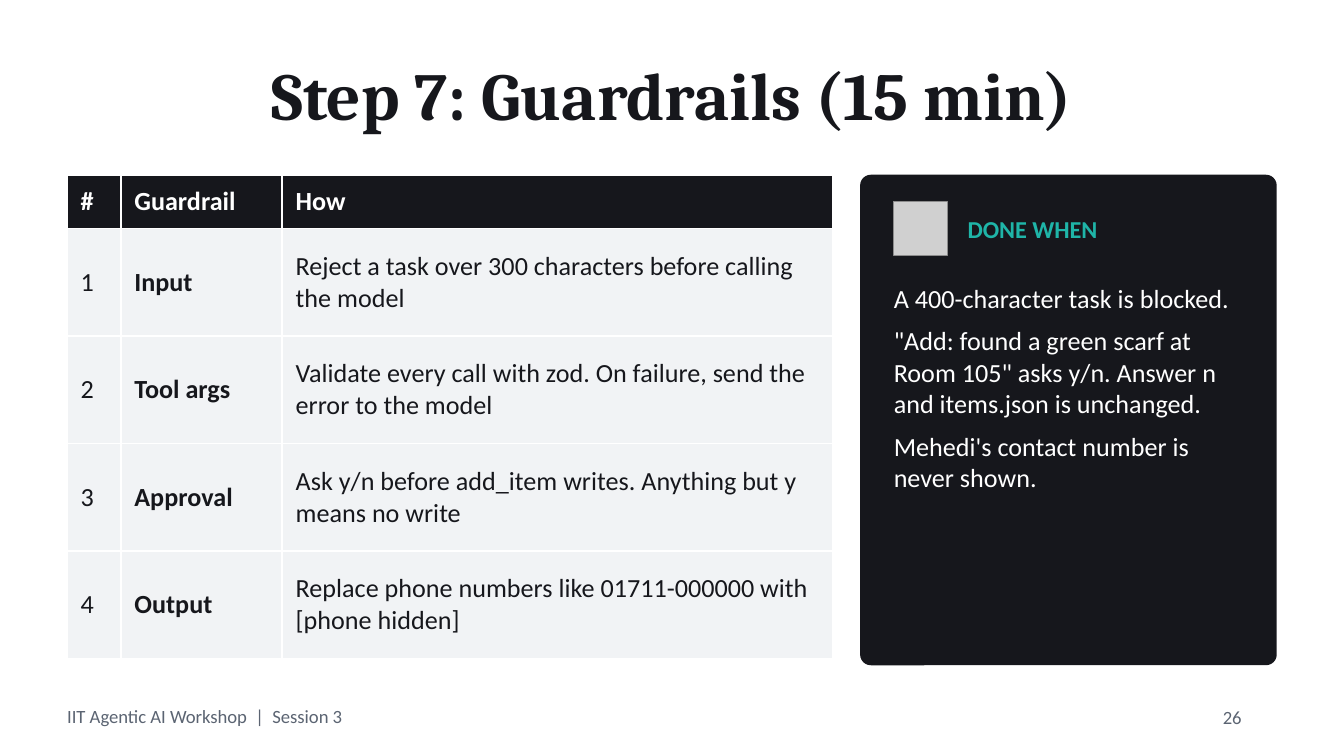
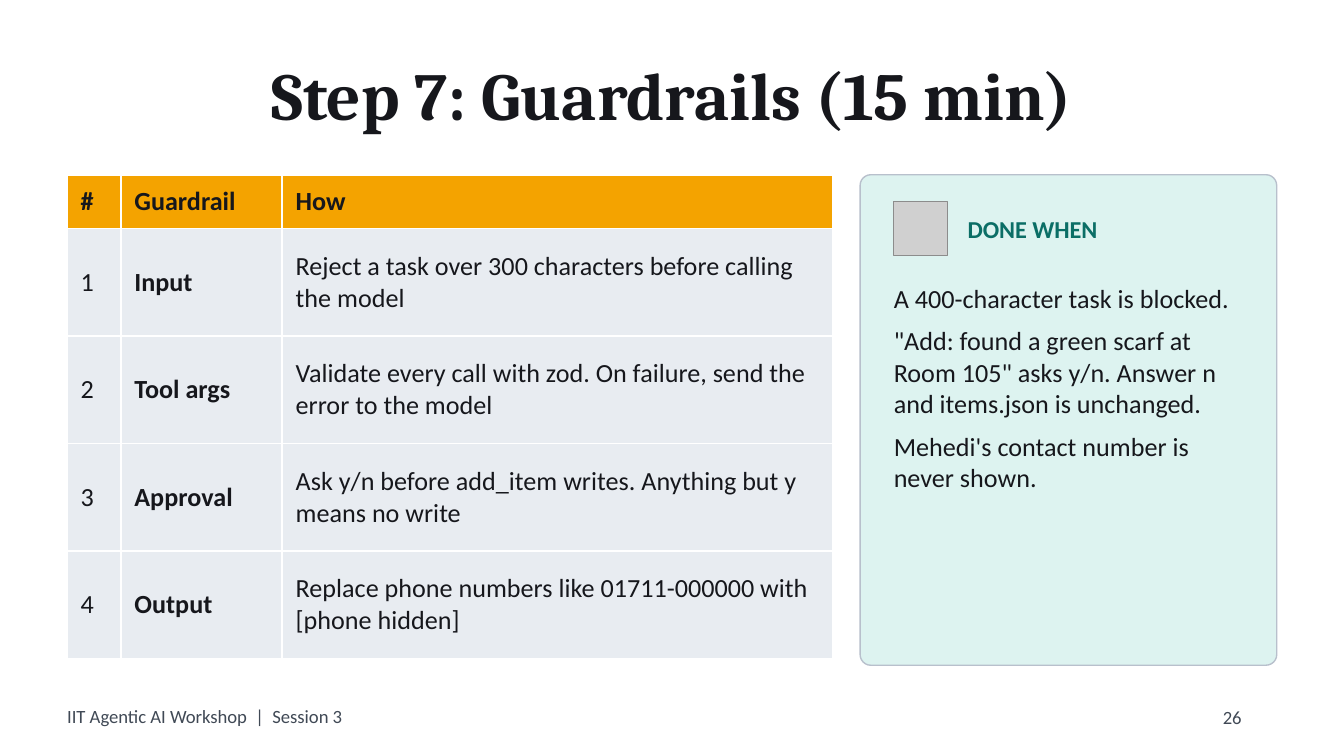
Before and after one commit to jiteshsureka/iit-agentic-ai-session3, a slide deck: slide 26 of deck/session3.pptx. Drawn at 1344x756 pixels with LibreOffice and Linux fonts; fonts in the diff are those of the drawing; grey boxes stand for pictures. Boxes give left, top, right and bottom in pixels: in the first picture for what was removed or moved away, otherwise in the second. Text is boxed around its words. In the diff, an @@ line names an element or a change of style, - is before the commit and + after.

```diff
--- a/deck/session3.pptx
+++ b/deck/session3.pptx
@@ table at (x1=67, y1=175, x2=833, y2=638) @@
@@ fill #16171C to #F4A300 in row 1 @@
@@ fill #F1F3F5 to #E8ECF1 in 12 cells @@
@@ text colour #FFFFFF to #16171C in "#", "Guardrail", "How" @@
@@ rounded rectangle at (x1=860, y1=175, x2=1277, y2=665): fill #16171C to #DDF3F0; outline none to #B8C0CC 0.75 pt @@
@@ text "DONE WHEN" at (x1=968, y1=222, x2=1097, y2=238): text colour #1FB5A8 to #0B6E66 @@
@@ text "A 400-character task is blocked." at (x1=894, y1=290, x2=1229, y2=487): text colour #FFFFFF to #16171C @@
@@ text "IIT Agentic AI Workshop | ..." at (x1=67, y1=710, x2=342, y2=726): text colour #5B6472 to #404955 @@
@@ page number at (x1=1223, y1=711, x2=1242, y2=724): text colour #5B6472 to #404955 @@
```
Also in this commit, not shown: 26 other slides changed, 2 other files.
